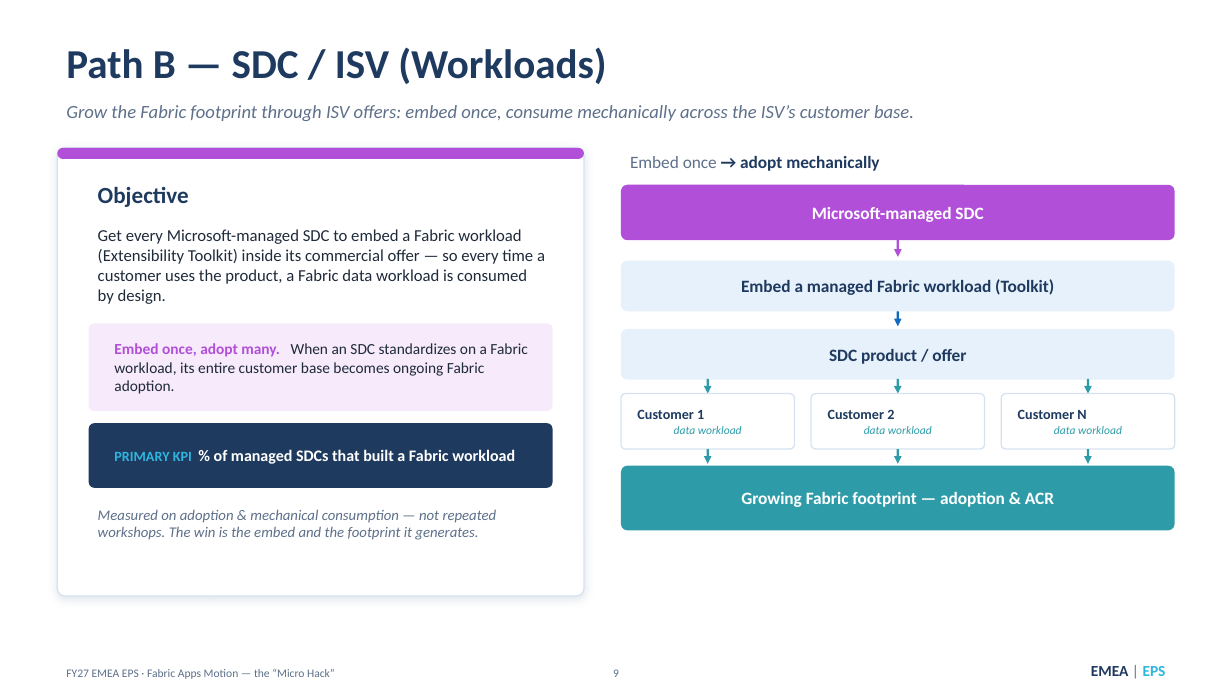
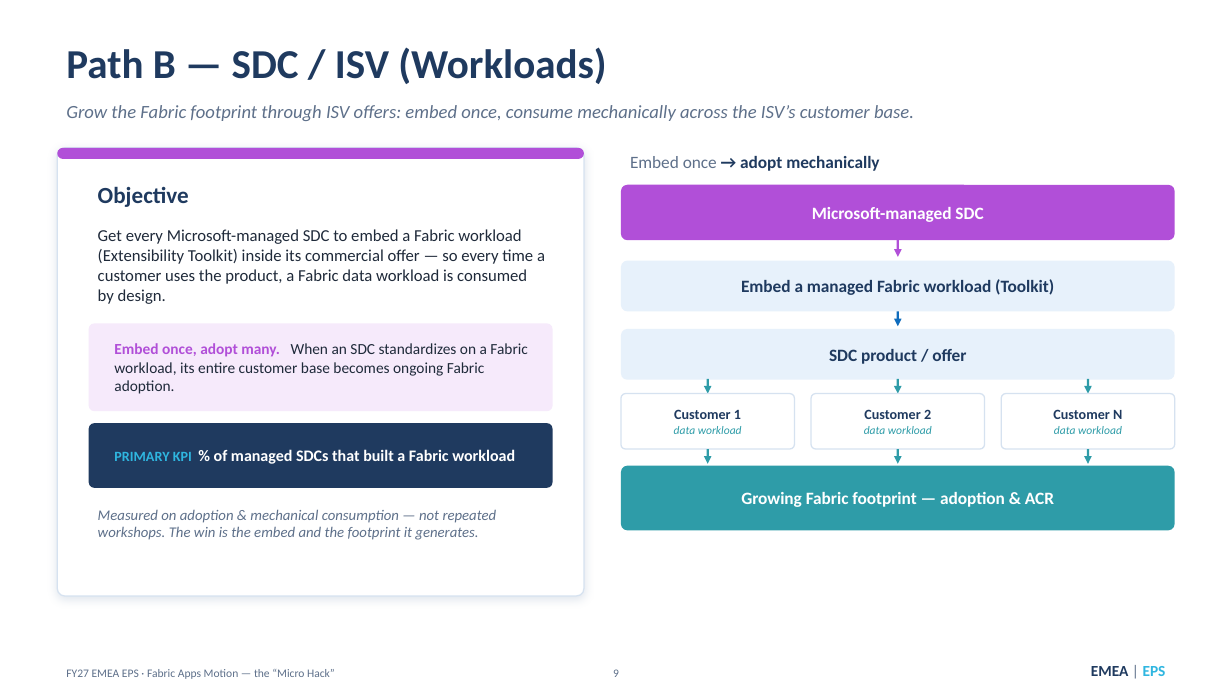
Before and after one commit to fredgis/FY27FabricMotion, a slide deck: slide 9 of docs/FY27 EMEA EPS - Fabric Apps Motion - Micro Hack.pptx. Drawn at 1232x693 pixels with LibreOffice and Linux fonts; fonts in the diff are those of the drawing; background and template pictures are left out. Boxes give left, top, right and bottom in pixels: in the first picture for what was removed or moved away, otherwise in the second. Text is boxed around its words. In the diff, an @@ line names an element or a change of style, - is before the commit and + after.

```diff
--- a/docs/FY27 EMEA EPS - Fabric Apps Motion - Micro Hack.pptx
+++ b/docs/FY27 EMEA EPS - Fabric Apps Motion - Micro Hack.pptx
@@ text at (674,409,742,434): text changed @@
-Customer 1
-data workload
+Customer 1
+data workload
@@ text at (864,409,932,434): text changed @@
-Customer 2
-data workload
+Customer 2
+data workload
@@ text at (1053,409,1122,434): text changed @@
-Customer N
-data workload
+Customer N
+data workload
```
Also in this commit, not shown: 1 other file.
